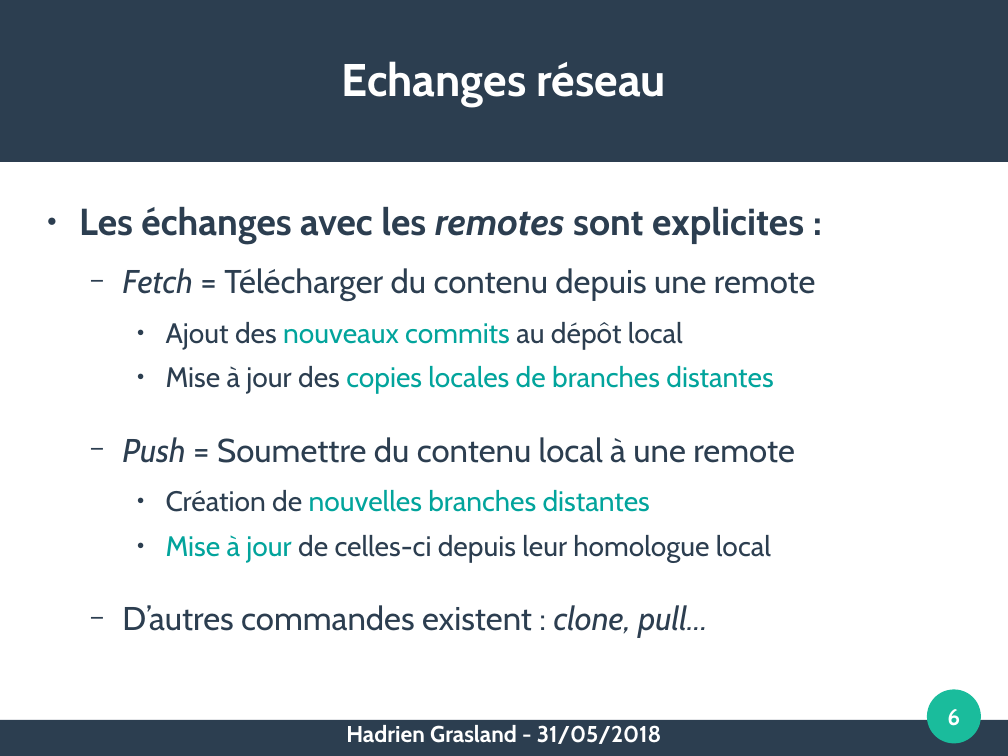
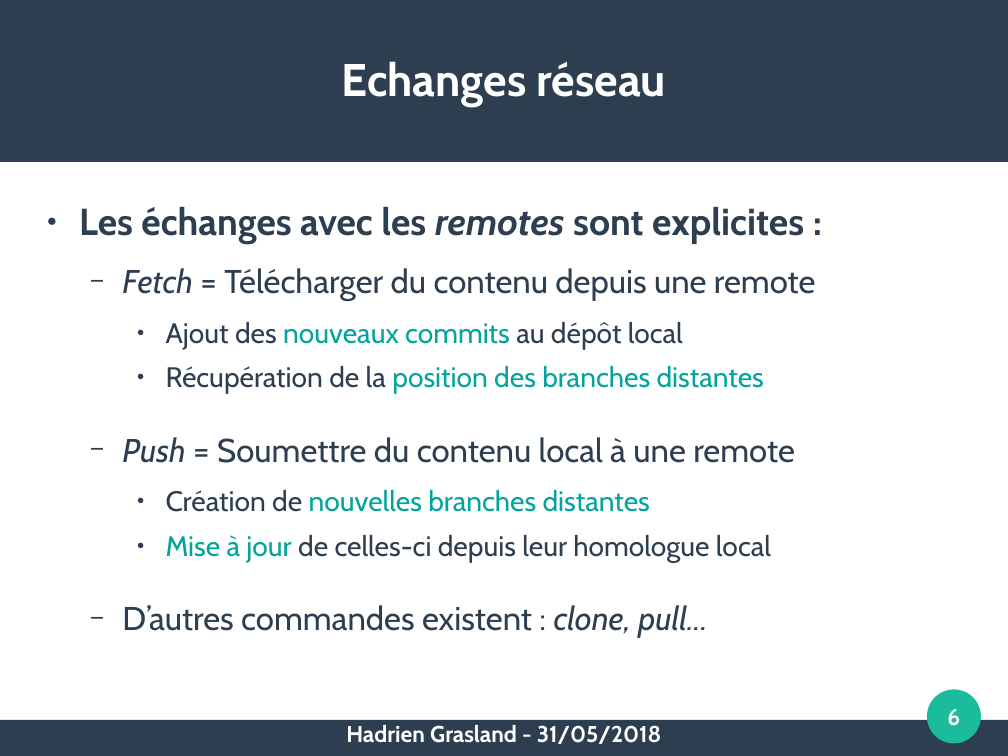
Before and after one commit to pushou/formation-git, a slide deck: slide 6 of PresRecap-J2.odp. Drawn at 1008x756 pixels with LibreOffice and Linux fonts; fonts in the diff are those of the drawing. Boxes give left, top, right and bottom in pixels: in the first picture for what was removed or moved away, otherwise in the second. Text is boxed around its words. In the diff, an @@ line names an element or a change of style, - is before the commit and + after.

```diff
--- a/PresRecap-J2.odp
+++ b/PresRecap-J2.odp
@@ text at (166, 366, 764, 394): text changed @@
-    ● Mise à jour des copies locales de branches distantes
+    ● Récupération de la position des branches distantes
```
Also in this commit, not shown: 2 other slides changed, 1 slide removed, 40 other files.
